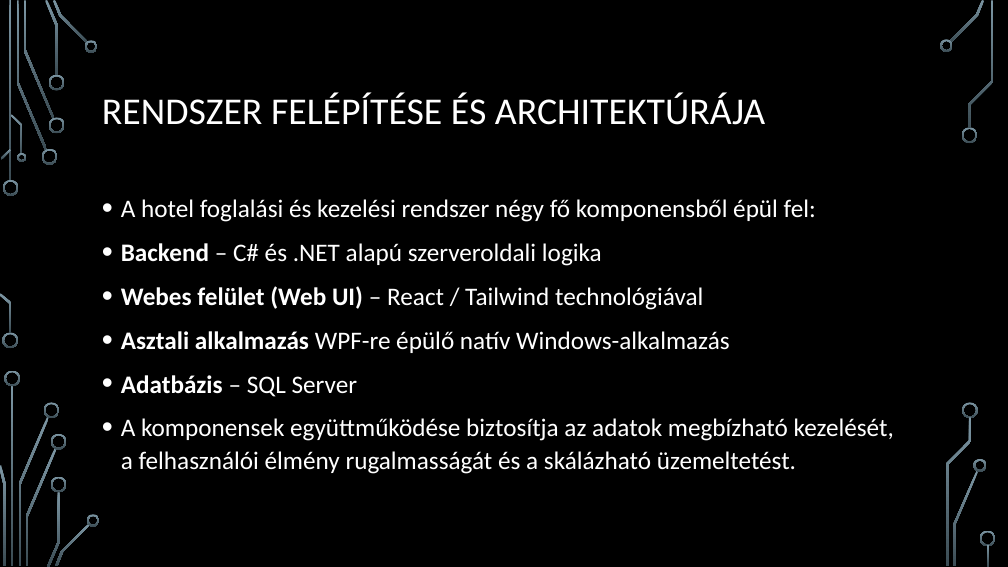
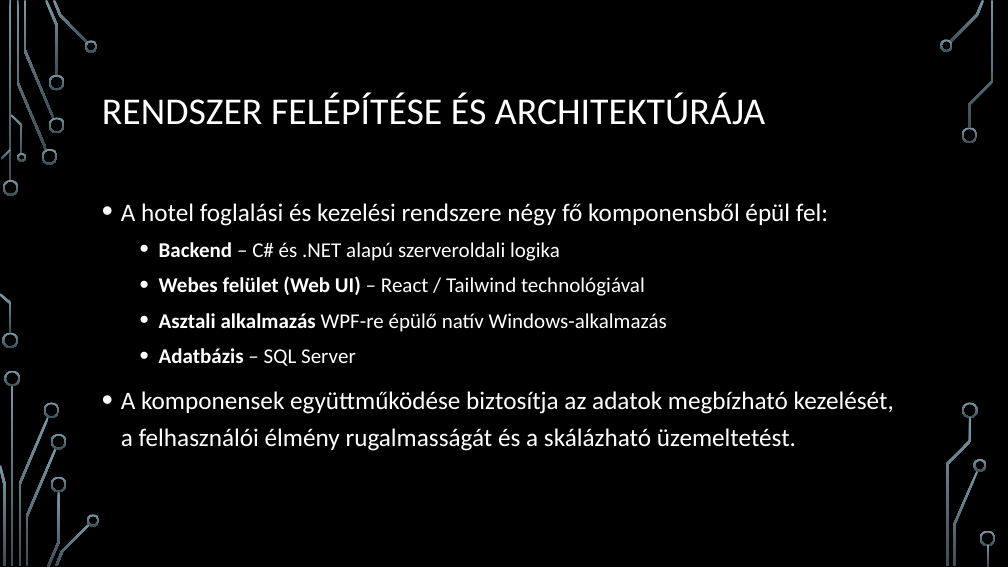
Before and after one commit to MrTahil/hotel, a slide deck: slide 3 of HMZ-rt.pptx. Drawn at 1008x567 pixels with LibreOffice and Linux fonts; fonts in the diff are those of the drawing; background and template pictures are left out. Boxes give left, top, right and bottom in pixels: in the first picture for what was removed or moved away, otherwise in the second. Text is boxed around its words. In the diff, an @@ line names an element or a change of style, - is before the commit and + after.

```diff
--- a/HMZ-rt.pptx
+++ b/HMZ-rt.pptx
@@ text at [121,203,828,226]: text changed @@
-• A hotel foglalási és kezelési rendszer négy fő komponensből épül fel:
+• A hotel foglalási és kezelési rendszere négy fő komponensből épül fel:
@@ text at [121,242,894,451]: size 24 to 20 pt in "Backend – C# és .NET alapú szerveroldali ...", "Webes felület (Web UI) – React / ...", "Asztali alkalmazás WPF-re épülő natív Windows-alkalmazás", "Adatbázis – SQL Server"; list level 1 to 2 in "Backend – C# és .NET ..."; line spacing 1.1 to 1.2; list level 1 to 2 in "Webes felület (Web UI) – ..."; list level 1 to 2 in "Asztali alkalmazás WPF-re épülő natív ..."; list level 1 to 2 in "Adatbázis – SQL Server" @@
```
Also in this commit, not shown: 18 other slides changed.
